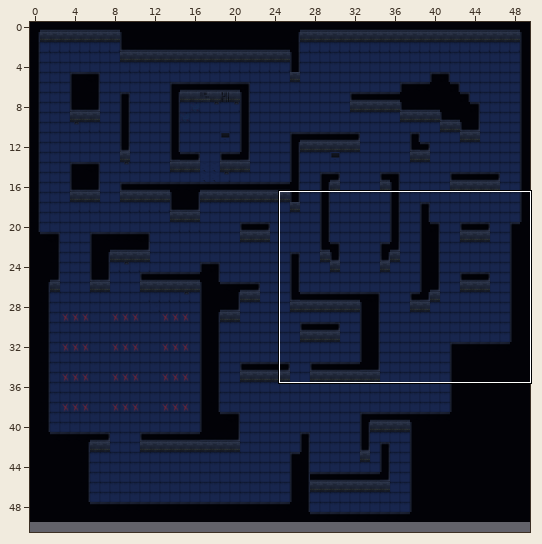
A Tiled map gets an edit: assets/data/level2.tmx. The picture above shows the old version from afar; the outline marks the close-up.
Close-up. Earlier state:
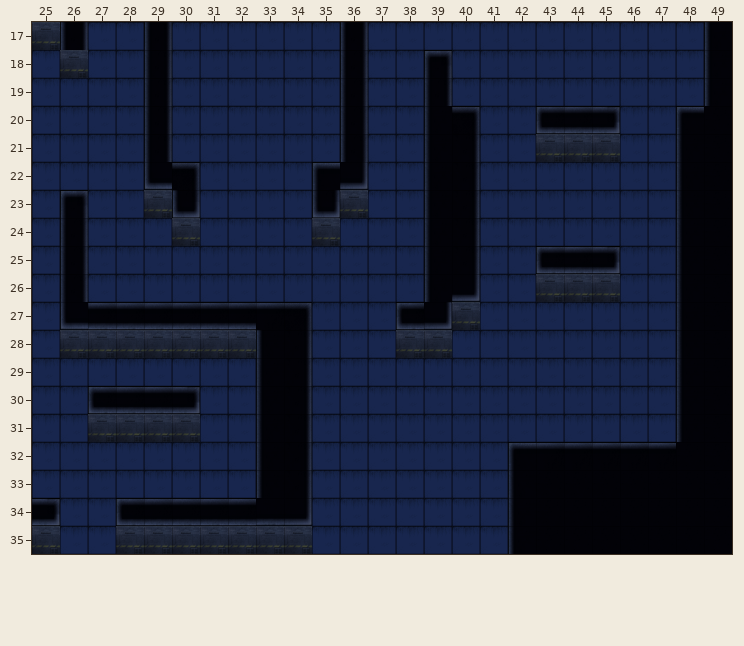
Cells are 128x128 px. Shown: x 25..49, y 17..35. The commit also changed other parts of the map, which this record leaves out. The old version is drawn lined up with the new one.
Now the later version:
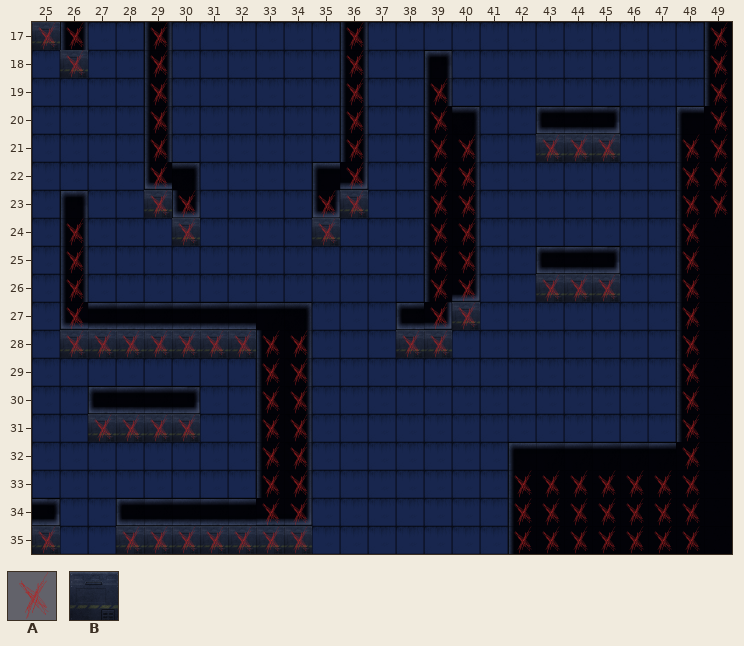
Key: from "testTiles": A 0, B 11.
_ is an empty cell.
Tiles of an added or newly shown layer are drawn over the layers below it.
Diff:
map size 50x50 -> 50x51 cells
Layer "Background":
Tile B is added in row 17 at x 25; in row 18 at x 26; in row 21 at x 43 to 45; in row 23 at x 29 and 36; in row 24 at x 30 and 35; in row 26 at x 43 to 45.
Tile B is added in row 27 at x 40; in row 28 at x 26 to 32 and 38 to 39; in row 31 at x 27 to 30; in row 35 at x 25 and 28 to 34.
Layer "Foreground":
The edit erases tile B in row 17 at x 25; in row 18 at x 26; in row 21 at x 43 to 45; in row 23 at x 29 and 36; in row 24 at x 30 and 35; in row 26 at x 43 to 45.
The edit erases tile B in row 27 at x 40; in row 28 at x 26 to 32 and 38 to 39; in row 31 at x 27 to 30; in row 35 at x 25 and 28 to 34.
Layer "Collision" (added):
Tile A is added in row 17 at x 25 to 26, 29, 36 and 49; in row 18 at x 26, 29, 36 and 49; in rows 19 to 20 at x 29, 36, 39 and 49; in row 21 at x 29, 36, 39 to 40, 43 to 45 and 48 to 49; in row 22 at x 29, 36, 39 to 40 and 48 to 49; in row 23 at x 29 to 30, 35 to 36, 39 to 40 and 48 to 49.
Tile A is added in row 24 at x 26, 30, 35, 39 to 40 and 48; in row 25 at x 26, 39 to 40 and 48; in row 26 at x 26, 39 to 40, 43 to 45 and 48; in row 27 at x 26, 39 to 40 and 48; in row 28 at x 26 to 34, 38 to 39 and 48; in rows 29 to 30 at x 33 to 34 and 48.
Tile A is added in row 31 at x 27 to 30, 33 to 34 and 48; in row 32 at x 33 to 34 and 48; in rows 33 to 34 at x 33 to 34 and 42 to 48; in row 35 at x 25, 28 to 34 and 42 to 48.
Boxes around the changes in both close-ups, in picture pixels (x1, y1, x2, y2):
changed: (38, 22, 308, 554)
changed: (318, 22, 364, 246)
changed: (514, 22, 728, 554)
changed: (402, 78, 476, 358)
